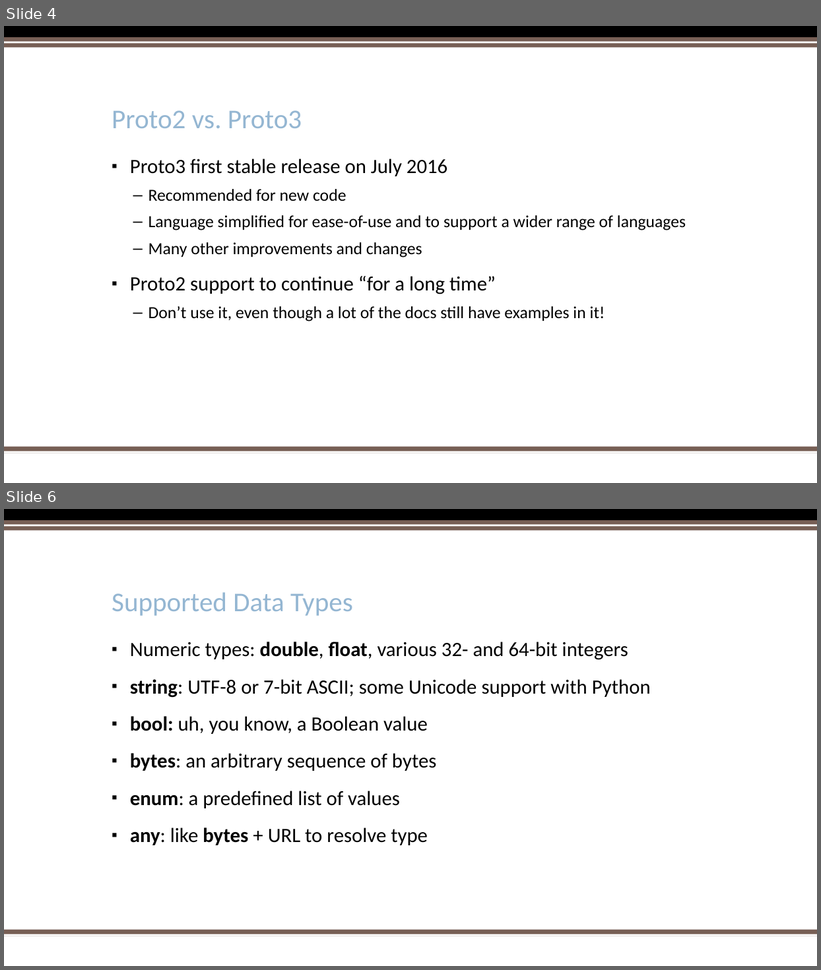
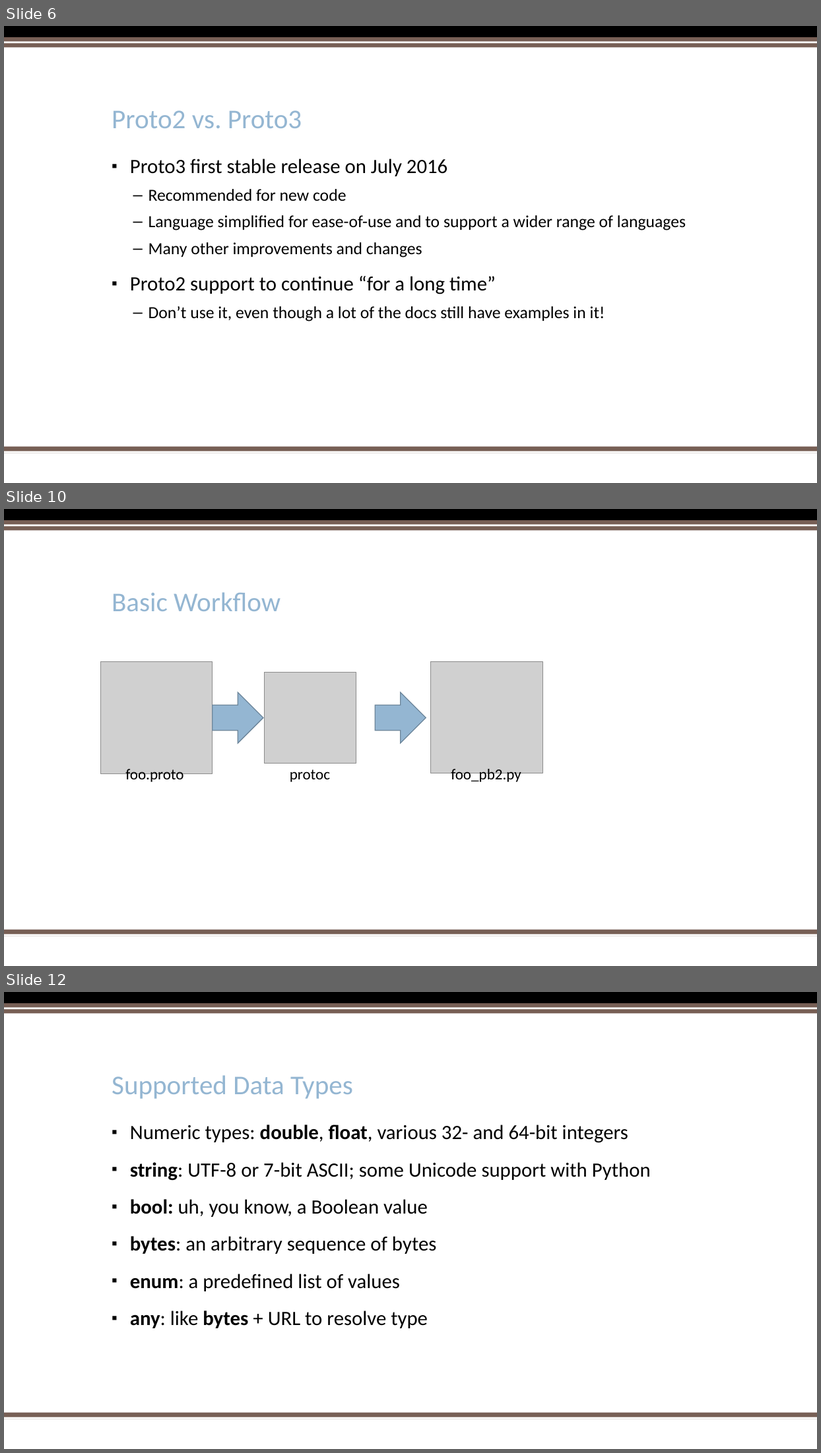
Before and after one commit to kerchen/PyOhioProtobuf, a slide deck: PythonProtobufPyOhio2017.pptx. Shown one above the other, each under a label of ours: slides 4 and 6 before the commit, slides 6, 10 and 12 after it; the slides between them are not shown. The pictures are 821x970 and 821x1453 pixels, drawn with LibreOffice and Linux fonts; fonts in the diff are those of the drawing; grey boxes stand for pictures; background and template pictures are left out. Boxes give left, top, right and bottom in pixels: in the first picture for what was removed or moved away, otherwise in the second. Text is boxed around its words. In the diff, an @@ line names an element or a change of style, - is before the commit and + after.

```diff
--- a/PythonProtobufPyOhio2017.pptx
+++ b/PythonProtobufPyOhio2017.pptx
@@ slide 10 added at (4,509,817,966), background #FFFFFF; not listed: 5 template elements that a slide beside it also shows @@
@@ title added at (112,592,281,611), 32 pt, text #94B6D2 @@
+Basic Workflow
@@ picture added at (100,662,212,774) @@
@@ picture added at (431,661,543,773) @@
@@ picture added at (265,673,356,764) @@
@@ right arrow added at (213,692,263,743), fill #94B6D2, outline #6D879B 1 pt @@
@@ right arrow added at (375,692,426,743), fill #94B6D2, outline #6D879B 1 pt @@
@@ text added at (125,769,184,784), 18 pt, text #000000 @@
+foo.proto
@@ text added at (290,770,330,782), 18 pt, text #000000 @@
+protoc
@@ text added at (451,769,521,784), 18 pt, text #000000 @@
+foo_pb2.py
@@ what was slide 4 is now slide 6 @@
@@ what was slide 6 is now slide 12 @@
```
Also in this commit, not shown: 5 slides changed, 5 other slides added.
